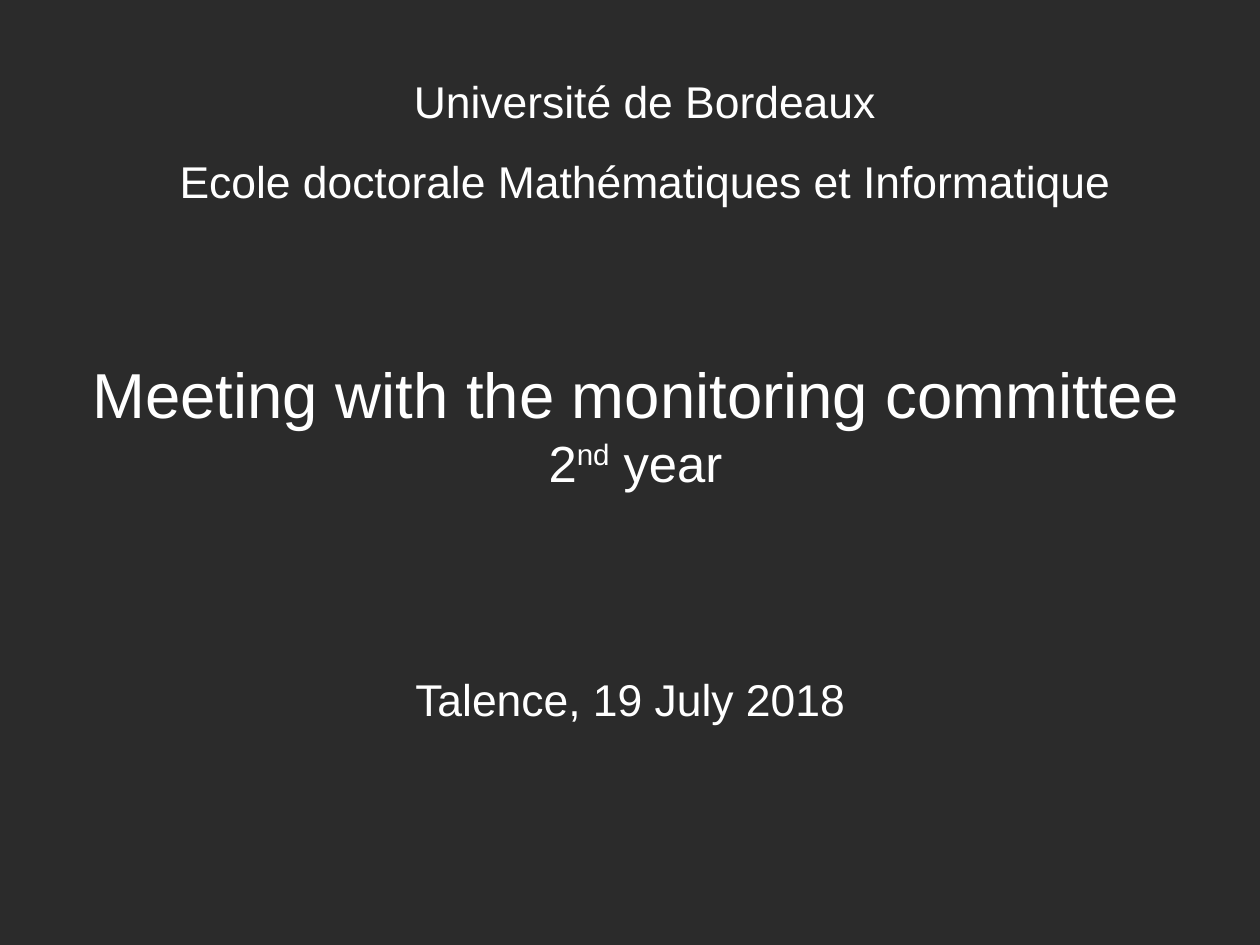
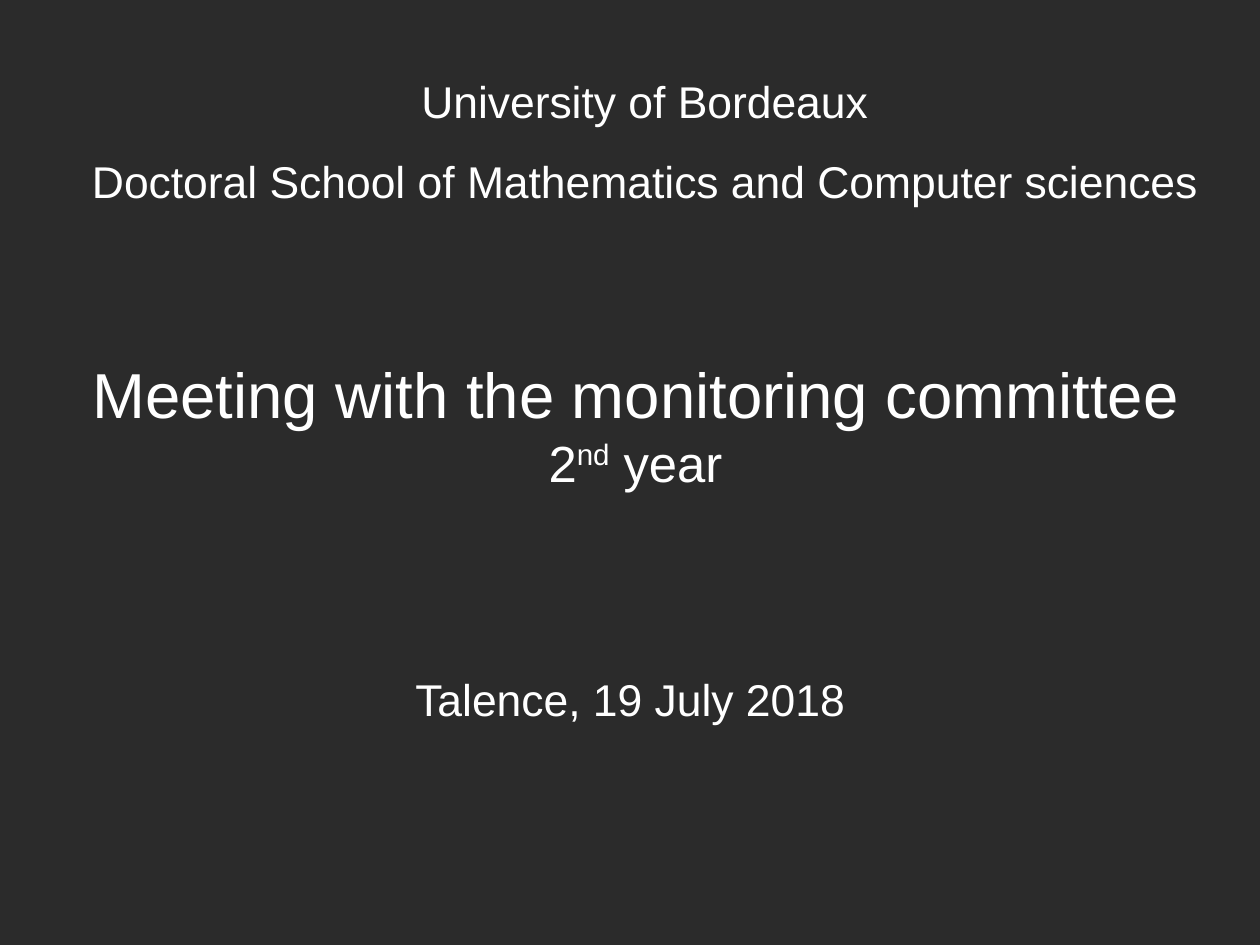
Before and after one commit to linhlevandlu/Presentation, a slide deck: slide 1 of EDMI/comite_suivi/2e anne/comite_suivi_2nd.odp. Drawn at 1260x945 pixels with LibreOffice and Linux fonts; fonts in the diff are those of the drawing; background and template pictures are left out; a plain dark background stands for a picture behind light text. Boxes give left, top, right and bottom in pixels: in the first picture for what was removed or moved away, otherwise in the second. Text is boxed around its words. In the diff, an @@ line names an element or a change of style, - is before the commit and + after.

Commit message:
add

```diff
--- a/EDMI/comite_suivi/2e anne/comite_suivi_2nd.odp
+++ b/EDMI/comite_suivi/2e anne/comite_suivi_2nd.odp
@@ text at <box>92,85,1198,207</box>: text changed @@
-Université de Bordeaux
-Ecole doctorale Mathématiques et Informatique
+University of Bordeaux
+Doctoral School of Mathematics and Computer sciences
```
Also in this commit, not shown: 4 other slides changed.
